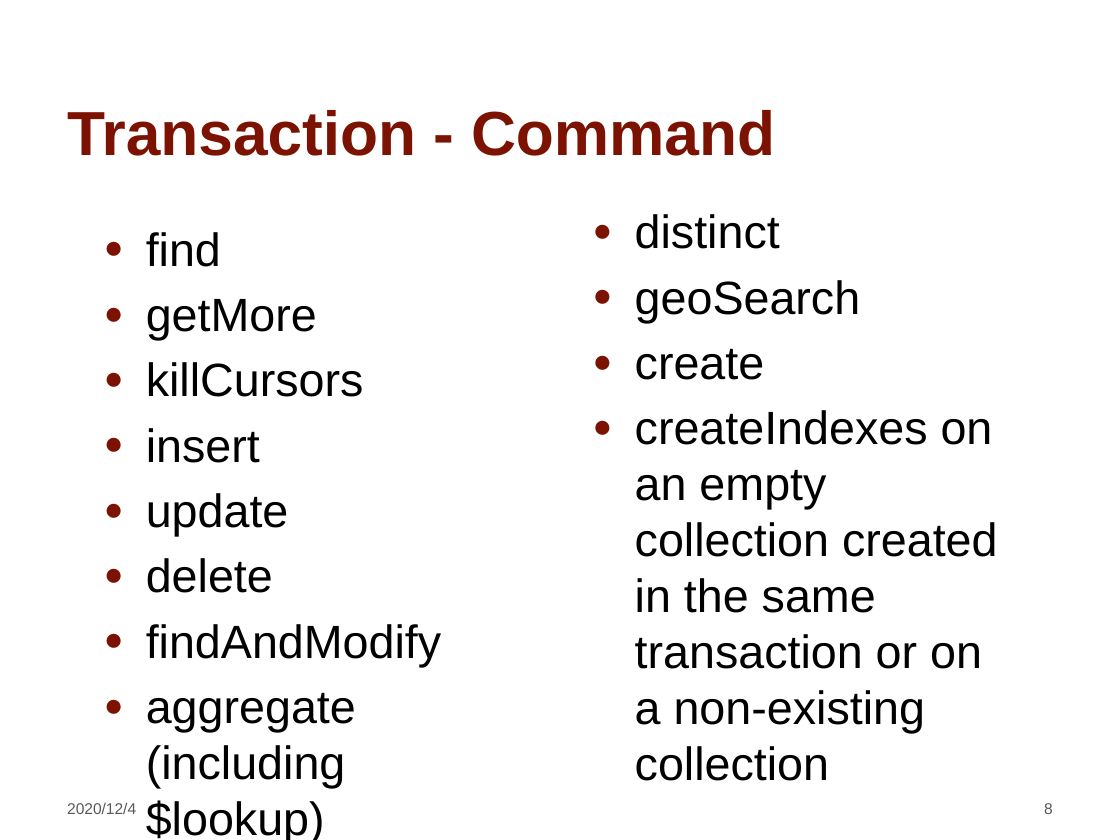
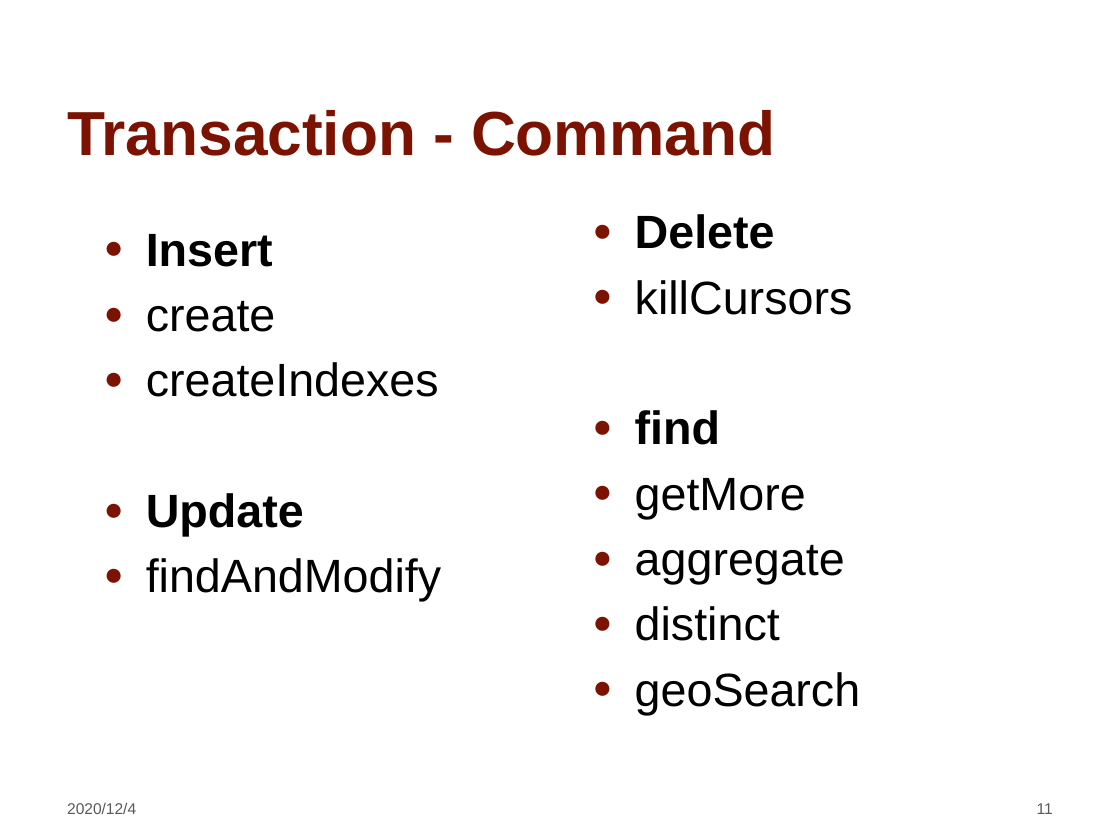
Before and after one commit to hengxin/awesome-dbs, a slide deck: slide 11 of ppt/Introduction-of-Transactions-in-MongoDB.pptx (slide 8 before the commit). Drawn at 1120x840 pixels with LibreOffice and Linux fonts; fonts in the diff are those of the drawing; background and template pictures are left out. Boxes give left, top, right and bottom in pixels: in the first picture for what was removed or moved away, otherwise in the second. Text is boxed around its words. In the diff, an @@ line names an element or a change of style, - is before the commit and + after.

```diff
--- a/ppt/Introduction-of-Transactions-in-MongoDB.pptx
+++ b/ppt/Introduction-of-Transactions-in-MongoDB.pptx
@@ text at <box>146,234,439,536</box>: text changed @@
-● find
-● getMore
-● killCursors
-● insert
-● update
-● delete
+● Insert
+● create
+● createIndexes
+● Update
@@ text at <box>635,214,853,584</box>: paragraphs added @@
+● Delete
+● killCursors
+● find
+● getMore
+● aggregate
@@ text at <box>635,348,998,734</box>: paragraphs removed @@
-● create
-● createIndexes on an empty collection created in the same transaction or on a non-existing collection
@@ text at <box>146,692,356,788</box>: paragraph removed @@
-● aggregate (including $lookup)
@@ page number at <box>1037,803,1053,814</box>: text changed @@
-8
+11
```
Also in this commit, not shown: 11 other slides changed, 15 slides added, 13 slides removed.
